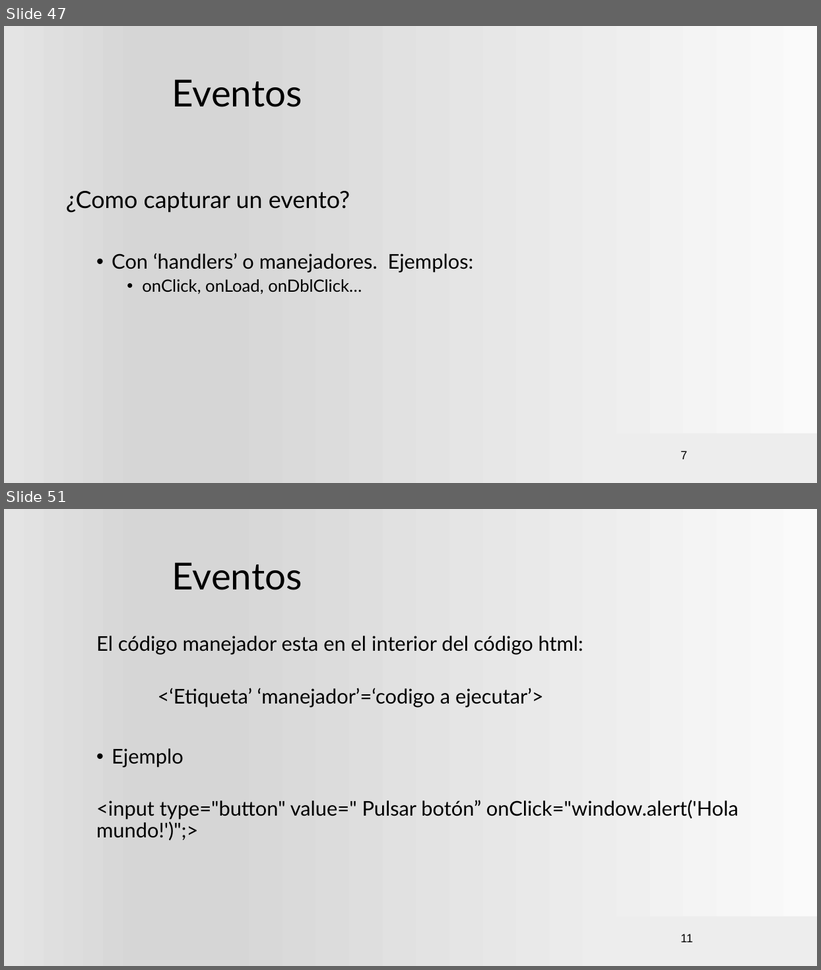
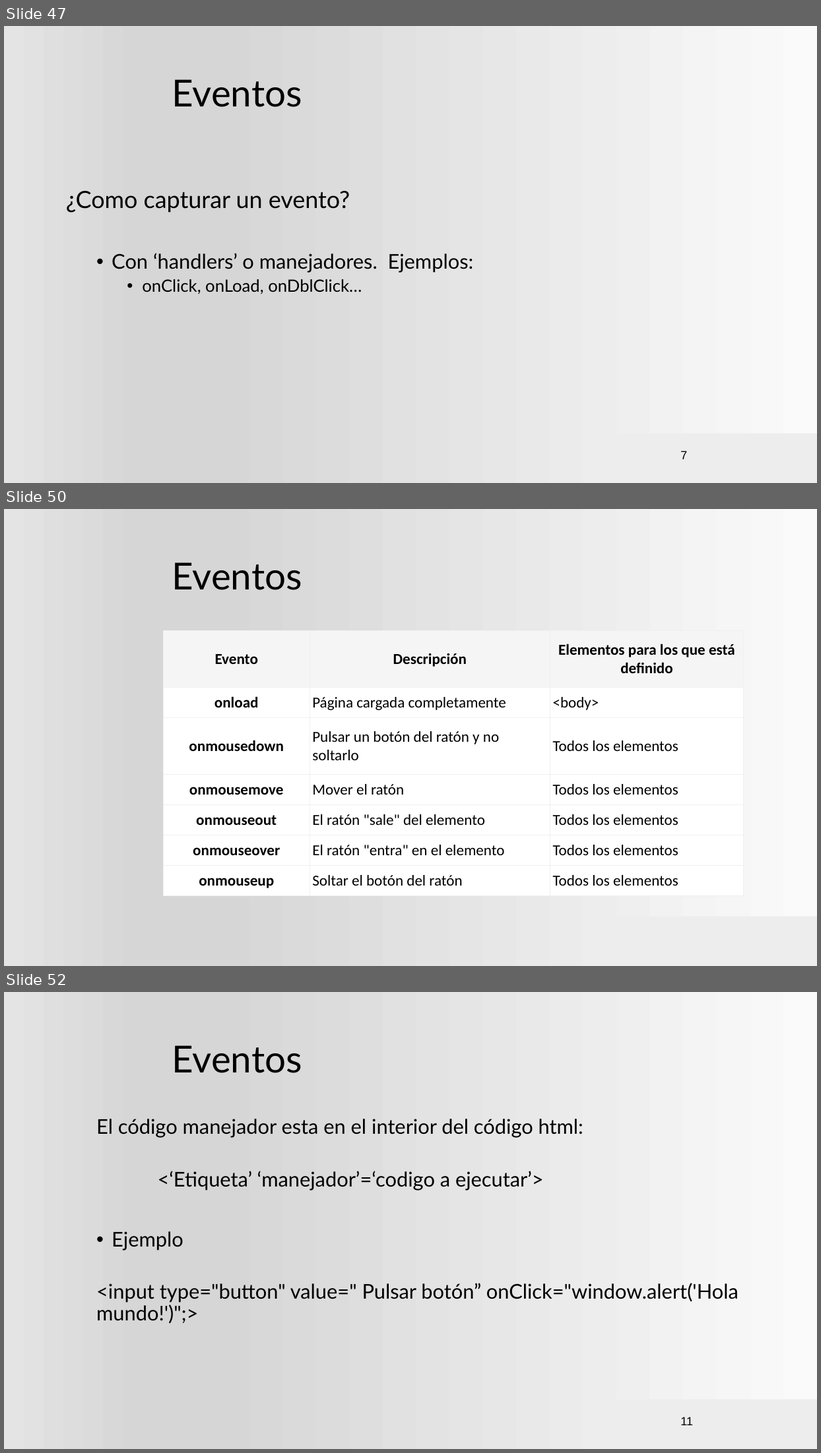
Before and after one commit to ProfVillegas/DAW, a slide deck: Plantilla.pptx. Shown one above the other, each under a label of ours: slides 47 and 51 before the commit, slides 47, 50 and 52 after it; the slides between them are not shown. The pictures are 821x970 and 821x1453 pixels, drawn with LibreOffice and Linux fonts; fonts in the diff are those of the drawing; background and template pictures are left out. Boxes give left, top, right and bottom in pixels: in the first picture for what was removed or moved away, otherwise in the second. Text is boxed around its words. In the diff, an @@ line names an element or a change of style, - is before the commit and + after.

Commit message:
Actualización
Material para la semana del 26 de febrero a 2 de marzo

```diff
--- a/Plantilla.pptx
+++ b/Plantilla.pptx
@@ slide 50 added at box(4, 509, 817, 966), background gradient #FAFAFA to #D7D7D7 to #E4E4E4; not listed: 1 template element that a slide beside it also shows @@
@@ title added at box(172, 562, 302, 590), 44 pt, text #000000 @@
+Eventos
@@ table added at box(163, 631, 743, 896), 7 rows, 3 columns @@
+Evento | Descripción | Elementos para los que está definido
+onload | Página cargada completamente | <body>
+onmousedown | Pulsar un botón del ratón y no soltarlo | Todos los elementos
+onmousemove | Mover el ratón | Todos los elementos
+onmouseout | El ratón "sale" del elemento | Todos los elementos
+onmouseover | El ratón "entra" en el elemento | Todos los elementos
+onmouseup | Soltar el botón del ratón | Todos los elementos
@@ what was slide 51 is now slide 52 @@
```
Also in this commit, not shown: 10 slides changed, 33 other slides added, 4 slides removed.
